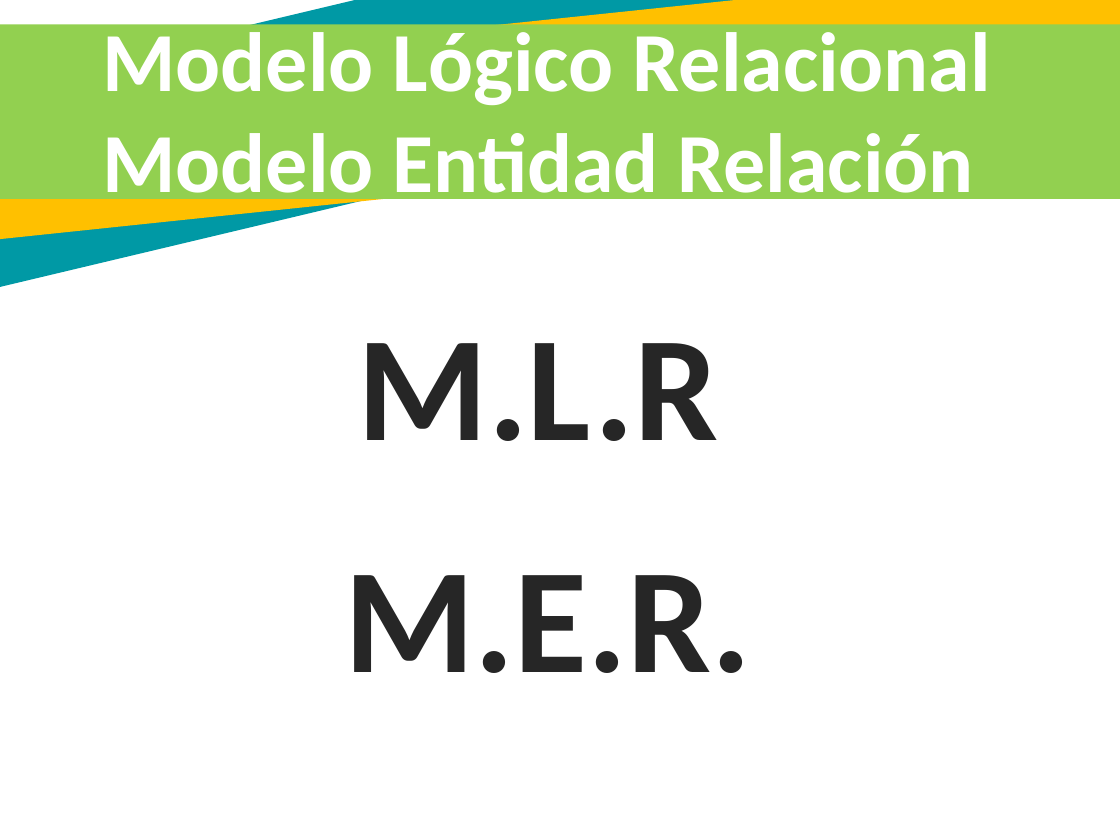
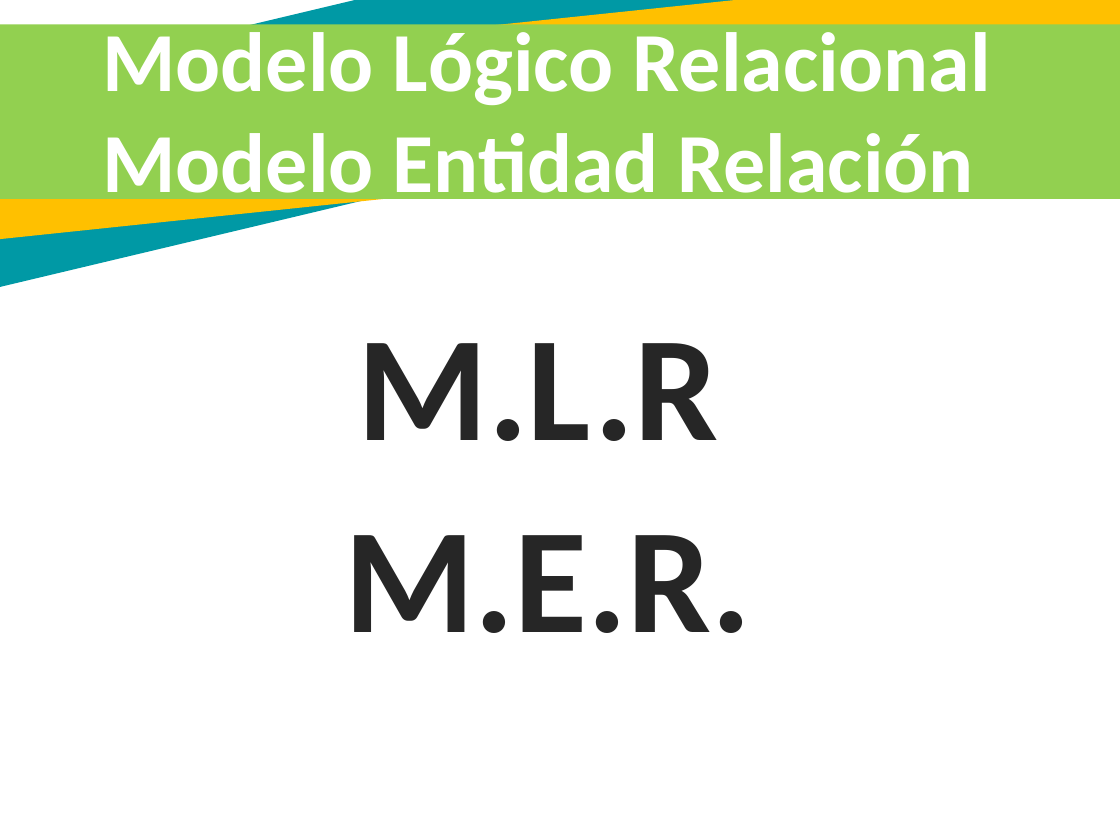
Before and after one commit to IsseiXD321/Rapid-Jackets, a slide deck: slide 14 of Presentación Proyectos XD Oficial ADSI IIl.pptx. Drawn at 1120x840 pixels with LibreOffice and Linux fonts; fonts in the diff are those of the drawing. Boxes give left, top, right and bottom in pixels: in the first picture for what was removed or moved away, otherwise in the second. Text is boxed around its words. In the diff, an @@ line names an element or a change of style, - is before the commit and + after.

```diff
--- a/Presentación Proyectos XD Oficial ADSI IIl.pptx
+++ b/Presentación Proyectos XD Oficial ADSI IIl.pptx
@@ text "M.E.R.": place and size @@
-text "M.E.R." at bbox=[344, 575, 752, 673]
+text "M.E.R." at bbox=[344, 535, 752, 633]
```
Also in this commit, not shown: 5 other slides changed, 2 slides added.
